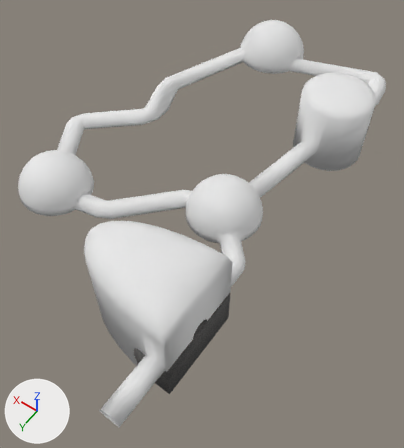
An edit to the FBX model VR Project 2018/Assets/LiverLevel.fbx, drawn before and after from the same camera.
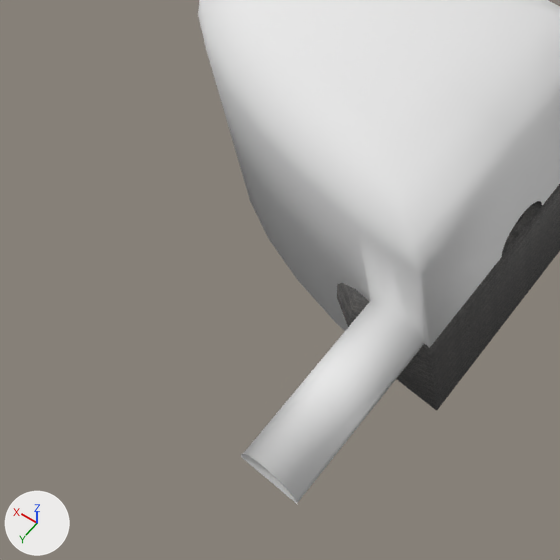
Each version is shown whole from a camera (50 mm lens) standing at (12.4, 129.9, 157.5) and looking at (85.0, 28.2, -2.2), then close up on the part from 3% to 53% of the width and 55% to 100% of the height. Arrows for +X, +Y and +Z are at lower left; the lights stay in place. Where no turn or scale is listed for an object, it has been applied to the vertices.

Names of what the first close-up shows: 'LiverLevel', 'LiverPlatform'.
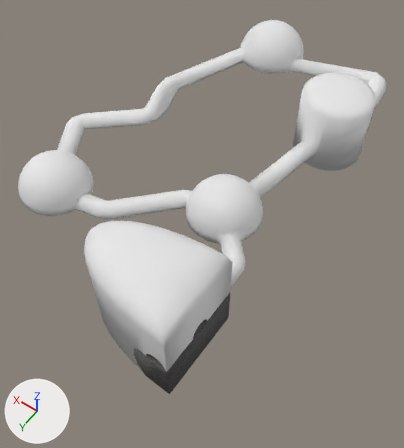
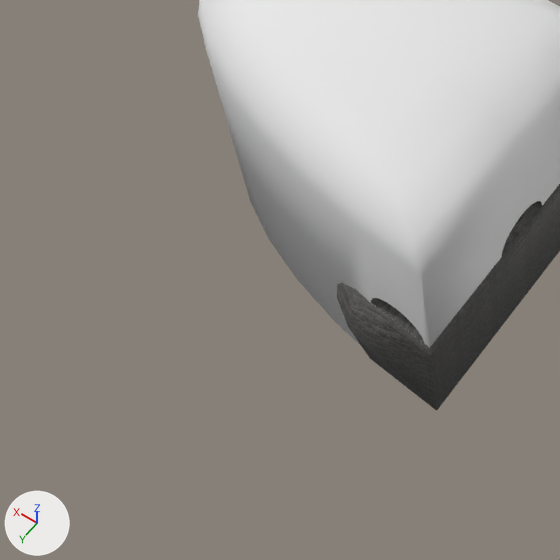
The edits, one by one:
me_cylinder_003 is used by ob_liverlevel; location (58.6, 66.2, 6.1).
me_cylinder_003 had 1609 vertices, 1690 faces and spanned x -6.0..92.0, y -127.0..36.0, z -17.0..26.0.
me_cylinder_003 now has 1575 vertices, 1656 faces and spans x -6.0..92.0, y -127.0..16.0, z -17.0..26.0.
Part 1, on me_cylinder_003:
34 vertices are removed from x 1.0..8.0, y 36.0, z -1.0..3.0.
34 faces are deleted.

Changed parts and their boxes [x1, y1, x2, y2] in the close-ups (560 x 560 px):
'LiverLevel', reshaped
    before: [198, 0, 560, 504]
    after: [198, 0, 560, 348]
part 1 of me_cylinder_003, deleted
    before: [241, 298, 424, 504]
